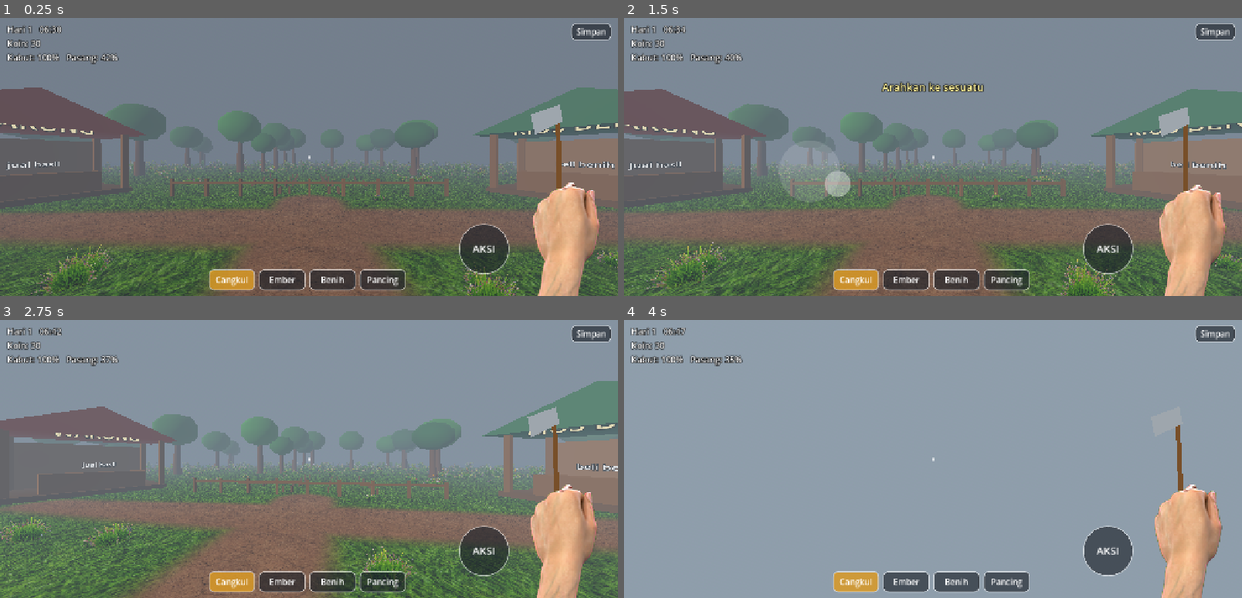
Above: before the commit, frames 1-4 (two rows, left to right).
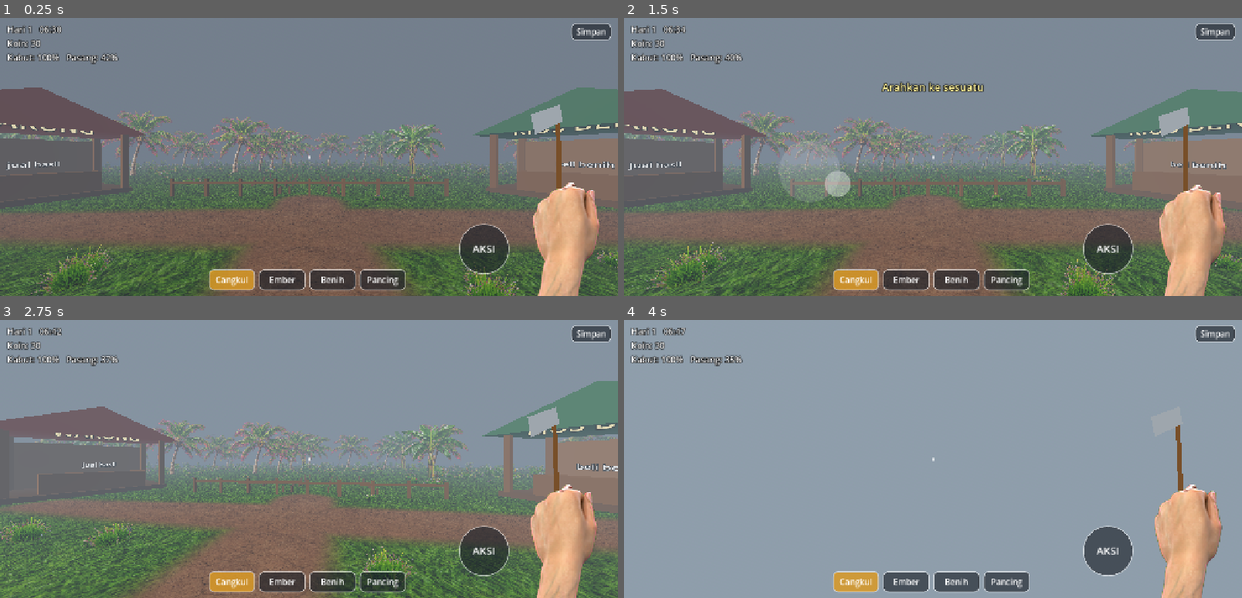
Above: after the commit, the same moments.

Repository: hadydaw/The-Creator-Of-Nusantara-
Game: Godot game, scene res://scenes/main.tscn
Same seed, same stepped clock (60 frames per second), same inputs: the game is played once before the commit and once after it.
Inputs (mouse positions are in pixels of both pictures, inside the frame that each line leads up to):
- Up to frame 1 (0.25 s): no input
- Up to frame 2 (1.5 s): move the mouse to (1068, 143) at 0.52 s; hold E (do_action) 0.53-1.25 s; click (1068, 143) at 0.67 s; drag from (809, 170) to (902, 212) at 1.27 s
- Up to frame 3 (2.75 s): move the mouse to (370, 397) at 2.02 s; tap Left (lk_l) at 2.1 s; click (370, 397) at 2.17 s
- Up to frame 4 (4 s): drag from (902, 514) to (747, 417) at 2.77 s; move the mouse to (1118, 500) at 3.52 s; tap Up (lk_u) at 3.6 s; click (1118, 500) at 3.67 s

The runs differ from the first frame. In frame 1, 3.7% of the frame differs, in the area x 0-90%, y 30-57%; in frame 2, 3.7%; in frame 3, 3.3%; in frame 4, nothing differs.

Commit message:
Sprite pohon kelapa & pisang: tanaman baru (3 tahap) dan pohon pulau
Co-Authored-By: Claude Sonnet 5.5 <noreply@anthropic.com>
Claude-Session: https://claude.ai/code/session_011EntzXYvhEnfBaL1brEKac

Diff:
--- a/scripts/game_state.gd
+++ b/scripts/game_state.gd
@@ -12,6 +12,8 @@
 	"jagung": {"name": "Jagung", "days": 3, "sell": 11, "seed": 3, "color": Color(0.96, 0.78, 0.15)},
 	"cabai": {"name": "Cabai", "days": 2, "sell": 8, "seed": 2, "color": Color(0.85, 0.12, 0.1)},
 	"singkong": {"name": "Singkong", "days": 5, "sell": 20, "seed": 6, "color": Color(0.62, 0.45, 0.3)},
+	"pisang": {"name": "Pisang", "days": 6, "sell": 28, "seed": 8, "color": Color(0.9, 0.8, 0.2), "sprite": "pisang"},
+	"kelapa": {"name": "Kelapa", "days": 8, "sell": 38, "seed": 11, "color": Color(0.6, 0.45, 0.2), "sprite": "kelapa"},
 }
 const FISH := {
 	"teri": {"name": "Ikan Teri", "sell": 6},
@@ -24,7 +26,7 @@
 var day: int = 1
 var clock: float = 6.5
 var fog: float = 1.0
-var seeds: Dictionary = {"padi": 3, "jagung": 3, "cabai": 3, "singkong": 0}
+var seeds: Dictionary = {"padi": 3, "jagung": 3, "cabai": 3, "singkong": 0, "pisang": 0, "kelapa": 0}
 var produce: Dictionary = {}
 var selected_seed: String = "padi"
 var tool_index: int = 0
--- a/scripts/main.gd
+++ b/scripts/main.gd
@@ -292,8 +292,16 @@
 		root.position = Vector3(pos.x, 0, pos.y)
 		root.scale = Vector3(s, s, s)
 		add_child(root)
-		_add_mesh(root, trunk_mesh, trunk_mat, Vector3(0, 1.5, 0))
-		_add_mesh(root, leaf_mesh, leaf_mats[placed % 3], Vector3(0, 3.7, 0))
+		var sp := Sprite3D.new()
+		var tname: String = "kelapa_dewasa" if placed % 3 != 2 else "pisang_dewasa"
+		sp.texture = load("res://assets/spr/%s.png" % tname)
+		sp.billboard = BaseMaterial3D.BILLBOARD_FIXED_Y
+		sp.alpha_cut = SpriteBase3D.ALPHA_CUT_OPAQUE_PREPASS
+		sp.texture_filter = BaseMaterial3D.TEXTURE_FILTER_LINEAR_WITH_MIPMAPS
+		sp.double_sided = true
+		sp.pixel_size = 0.0085
+		sp.position = Vector3(0, sp.texture.get_height() * sp.pixel_size * 0.5 - 0.1, 0)
+		root.add_child(sp)
 		var cyl := CylinderShape3D.new()
 		cyl.radius = 0.35
 		cyl.height = 3.0
--- a/scripts/plot.gd
+++ b/scripts/plot.gd
@@ -14,6 +14,8 @@
 var _soil_mat: StandardMaterial3D
 var _plant_mat: StandardMaterial3D
 var _plants: Node3D
+var _sprite: Sprite3D
+var _spr_tex := {}
 var _soil: MeshInstance3D
 var _pegs: Node3D
 
@@ -70,7 +72,22 @@
 		m.material_override = _plant_mat
 		m.position = Vector3(off.x, 0.1, off.y)
 		_plants.add_child(m)
+
+	_sprite = Sprite3D.new()
+	_sprite.billboard = BaseMaterial3D.BILLBOARD_FIXED_Y
+	_sprite.alpha_cut = SpriteBase3D.ALPHA_CUT_OPAQUE_PREPASS
+	_sprite.texture_filter = BaseMaterial3D.TEXTURE_FILTER_LINEAR_WITH_MIPMAPS
+	_sprite.pixel_size = 0.0034
+	_sprite.double_sided = true
+	add_child(_sprite)
 	refresh()
+
+
+func _sprite_tex(name: String, stage: String) -> Texture2D:
+	var key := name + "_" + stage
+	if not _spr_tex.has(key):
+		_spr_tex[key] = load("res://assets/spr/%s.png" % key)
+	return _spr_tex[key]
 
 
 func crop_data() -> Dictionary:
@@ -89,8 +106,18 @@
 	_soil_mat.albedo_color = Color(0.8, 0.85, 0.8) if state == 0 else Color.WHITE
 	_soil.visible = state > 0
 	_pegs.visible = state == 0
-	_plants.visible = state == 2
-	if state == 2:
+	var spr_name: String = str(crop_data().get("sprite", ""))
+	var use_sprite: bool = state == 2 and spr_name != ""
+	_sprite.visible = use_sprite
+	_plants.visible = state == 2 and not use_sprite
+	if use_sprite:
+		var d: int = maxi(1, int(crop_data().get("days", 1)))
+		var st: float = clampf(float(age) / float(d), 0.0, 1.0)
+		var stage := "tunas" if st < 0.5 else ("dewasa" if st < 1.0 else "buah")
+		var t := _sprite_tex(spr_name, stage)
+		_sprite.texture = t
+		_sprite.position = Vector3(0, 0.1 + t.get_height() * _sprite.pixel_size * 0.5, 0)
+	if state == 2 and not use_sprite:
 		var days: int = maxi(1, int(crop_data().get("days", 1)))
 		var stage: float = clampf(float(age) / float(days), 0.0, 1.0)
 		var h: float = lerpf(0.25, 1.0, stage)
Binary file added: assets/spr/kelapa_buah.png
Binary file added: assets/spr/kelapa_dewasa.png
Binary file added: assets/spr/kelapa_tunas.png
Binary file added: assets/spr/pisang_buah.png
Binary file added: assets/spr/pisang_dewasa.png
Binary file added: assets/spr/pisang_tunas.png
